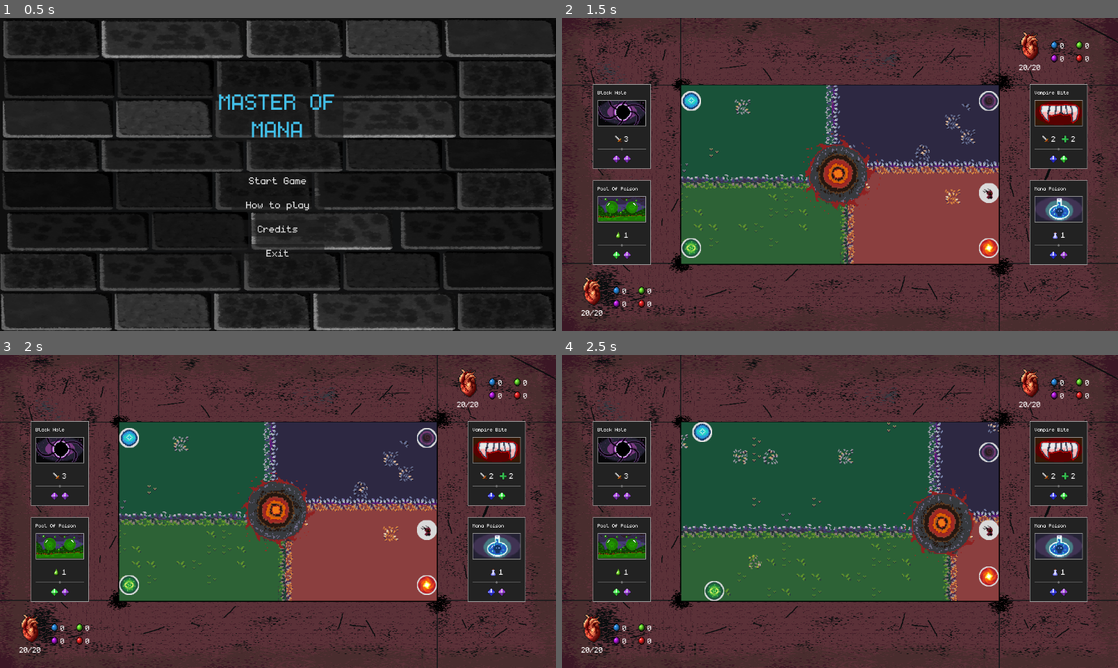
Above: before the commit, frames 1-4 (two rows, left to right).
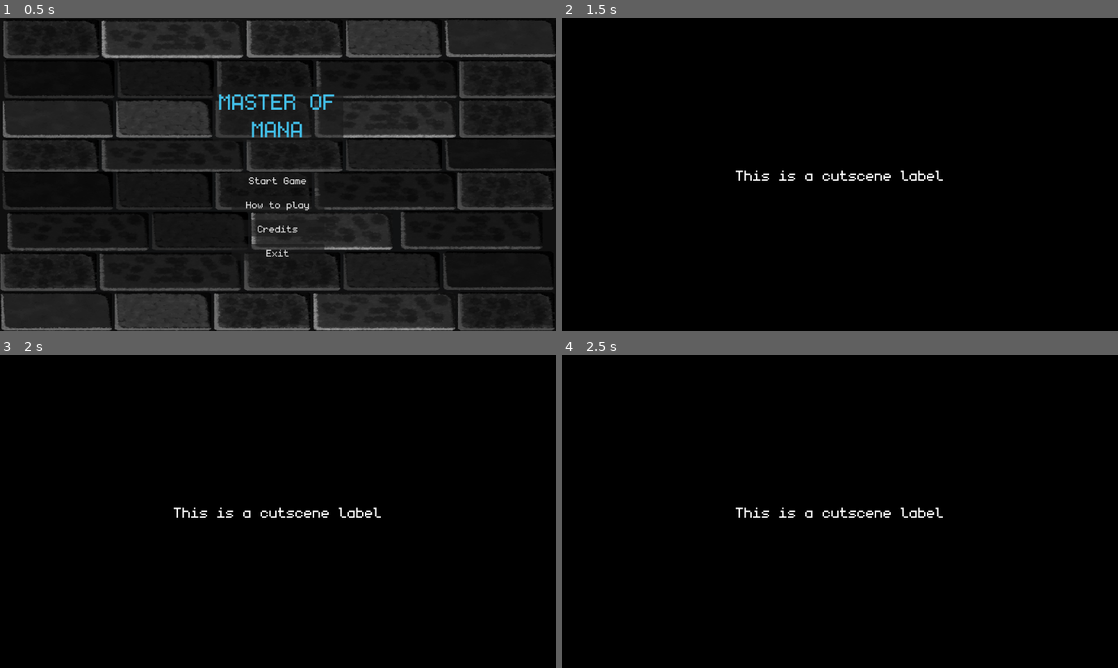
Above: after the commit, the same moments.

Repository: Juanxpeke/GD-BR2024
Game: Godot game, scene res://Core/GUI/MainMenu/main_menu.tscn
The game is run twice, just before and just after one commit, with the same random seed, the same clock (stepped at 60 frames per second) and the same inputs. The engine's default icon, where the game draws it, is replaced by a stand-in: a white triangle on a blue panel in a dark square. Sound files missing from this copy of the repository are replaced by a short silence.
Inputs (mouse positions are in pixels of both pictures, inside the frame that each line leads up to):
- Up to frame 1 (0.5 s): no input
- Up to frame 2 (1.5 s): click "Start Game" at 0.5 s; click (840, 293) at 1.25 s, where only the run before the commit has a clickable "..."
- Up to frame 3 (2 s): no input
- Up to frame 4 (2.5 s): drag from (840, 511) to (990, 530) at 2.02 s

Frame 1 is identical in both runs. In frame 2, 98% of the frame differs, in the area x 0-100%, y 0-100%; in frame 3, 98%; in frame 4, 98%.

Commit message:
Cutscene component debug

Diff:
--- a/Core/GUI/Cutscene/cutscene_component.gd
+++ b/Core/GUI/Cutscene/cutscene_component.gd
@@ -16,6 +16,8 @@
 # Called when the node enters the scene tree for the first time
 func _ready() -> void:
 	hide()
+	next_button.hide()
+
 	cutscene_label.text_typing_finished.connect(_on_text_typing_finished)
 	next_button.pressed.connect(_on_next_button_pressed)
 
@@ -33,6 +35,8 @@
 		finished.emit()
 		return
 
+	next_button.hide()
+
 	current_panel += 1
 	cutscene_label.set_cutscene_resource(cutscene_resources[current_panel])
 
--- a/Core/GUI/Cutscene/cutscene_component.tscn
+++ b/Core/GUI/Cutscene/cutscene_component.tscn
@@ -24,6 +24,8 @@
 anchor_top = 0.25
 anchor_right = 1.0
 anchor_bottom = 0.75
+offset_left = 72.0
+offset_right = -72.0
 grow_horizontal = 2
 grow_vertical = 2
 theme_override_styles/panel = SubResource("StyleBoxEmpty_4gia6")
